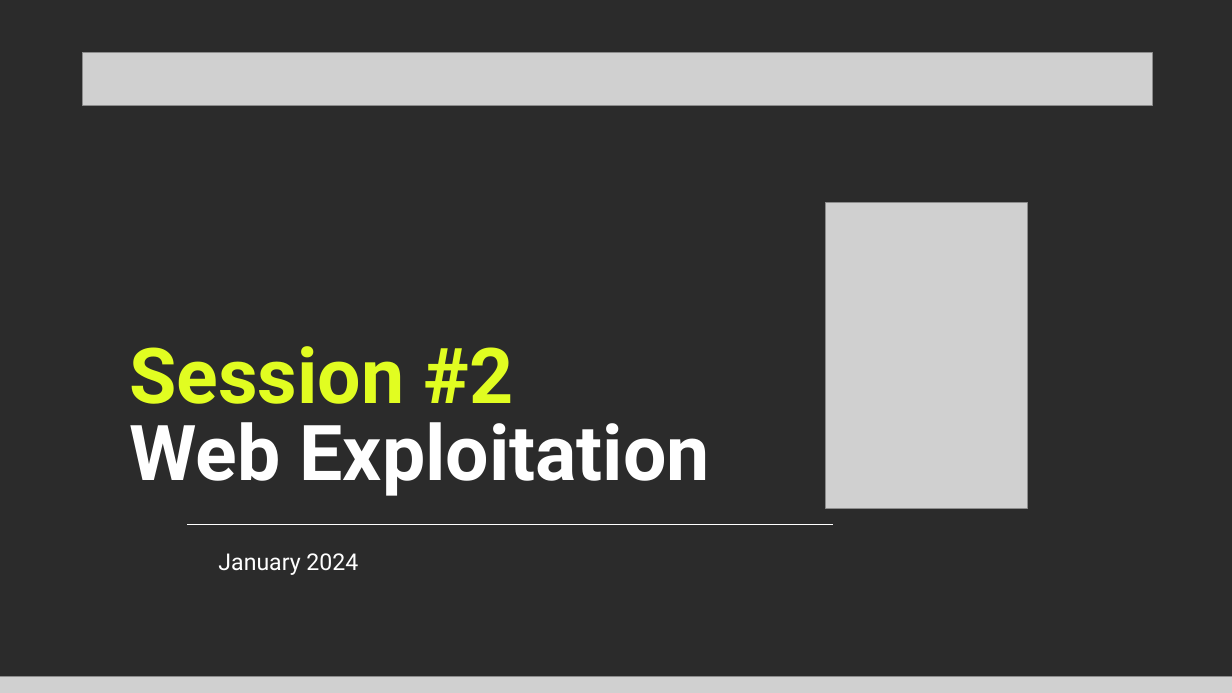
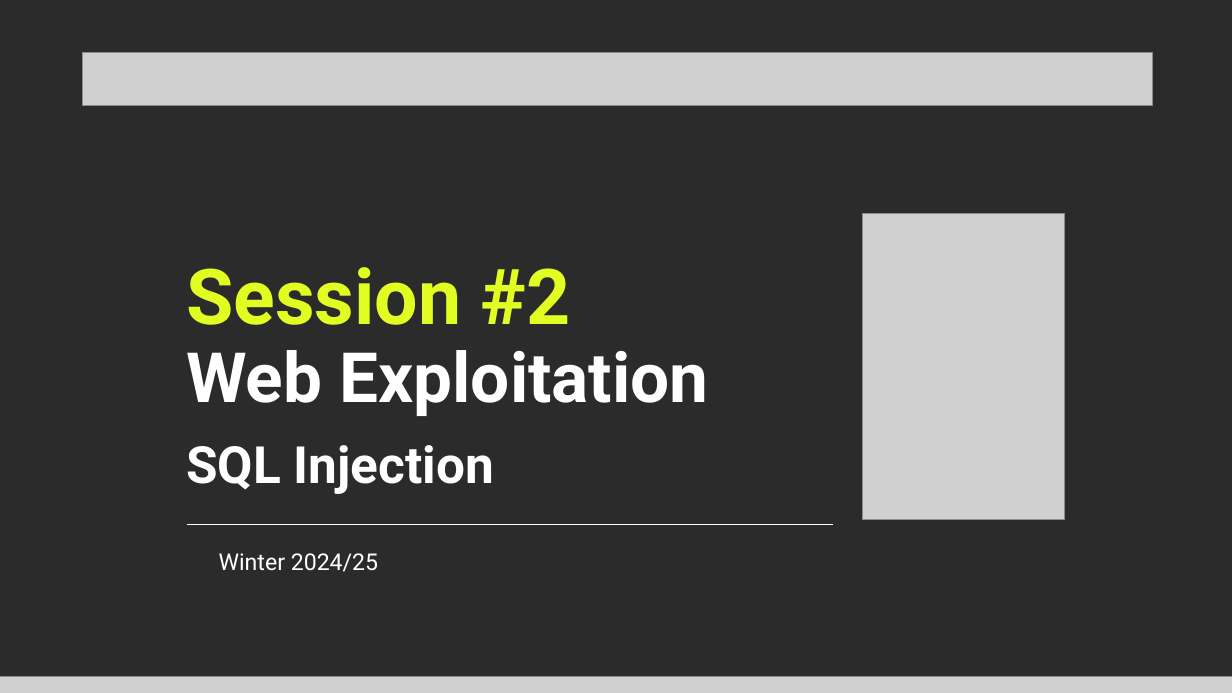
Before and after one commit to Cyanivde/technion-ctf, a slide deck: slide 1 of files/web.pptx. Drawn at 1232x693 pixels with LibreOffice and Linux fonts; fonts in the diff are those of the drawing; grey boxes stand for pictures; background and template pictures are left out; a plain dark background stands for a picture behind light text. Boxes give left, top, right and bottom in pixels: in the first picture for what was removed or moved away, otherwise in the second. Text is boxed around its words. In the diff, an @@ line names an element or a change of style, - is before the commit and + after.

```diff
--- a/files/web.pptx
+++ b/files/web.pptx
@@ picture: place and size @@
-picture at box(825, 202, 1028, 508)
+picture at box(862, 213, 1065, 519)
@@ text "Session #2": place and size @@
-text "Session #2" at box(129, 346, 710, 496)
+text "Session #2" at box(186, 267, 708, 494)
@@ text at box(186, 350, 708, 416): size 60 to 54 pt in "Web Exploitation" @@
@@ text at box(186, 445, 494, 494): paragraph added @@
+SQL Injection
@@ text at box(219, 553, 378, 572): text changed @@
-January 2024
+Winter 2024/25
```
Also in this commit, not shown: 6 other slides changed, 10 slides added, 7 slides removed, 2 other files.
